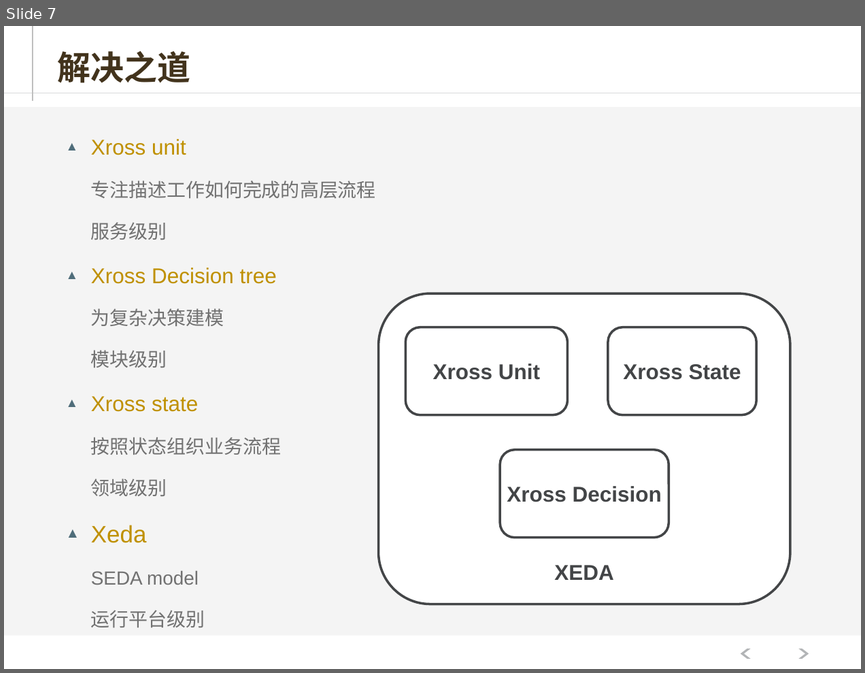
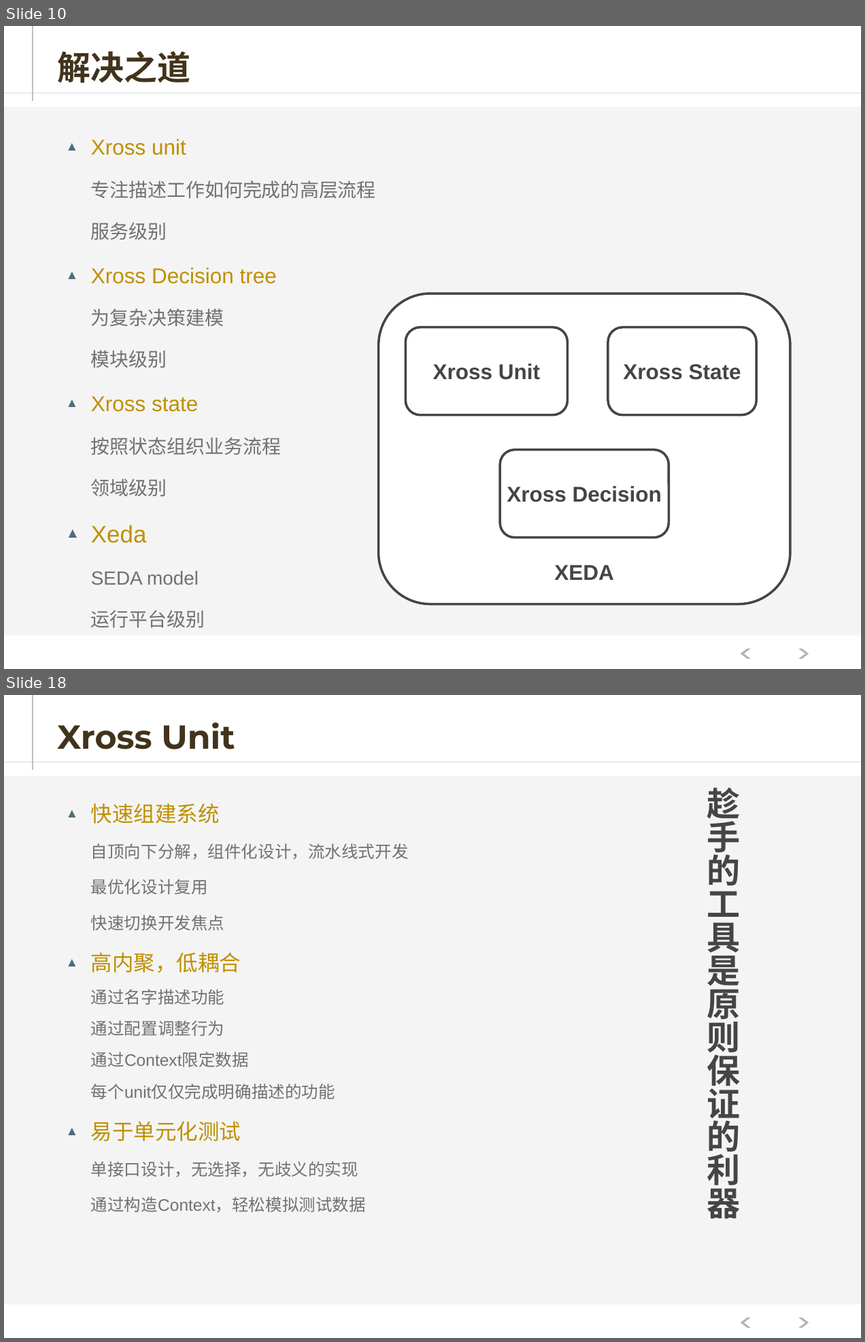
Before and after one commit to hejiehui/xross-tools-installer, a slide deck: doc/X-Series - 中文.pptx. Shown one above the other, each under a label of ours: slide 7 before the commit, slides 10 and 18 after it; the slides between them are not shown. The pictures are 865x673 and 865x1342 pixels, drawn with LibreOffice and Linux fonts; fonts in the diff are those of the drawing. Boxes give left, top, right and bottom in pixels: in the first picture for what was removed or moved away, otherwise in the second. Text is boxed around its words. In the diff, an @@ line names an element or a change of style, - is before the commit and + after.

```diff
--- a/doc/X-Series - 中文.pptx
+++ b/doc/X-Series - 中文.pptx
@@ slide 18 added at (x1=4, y1=695, x2=861, y2=1338), background #FFFFFF; not listed: 5 template elements that a slide beside it also shows @@
@@ title added at (x1=57, y1=722, x2=235, y2=749), 28 pt, text #42331C, bold @@
+Xross Unit
@@ text added at (x1=706, y1=787, x2=740, y2=1219), 28 pt, text #434547, bold @@
+趁手的工具是原则保证的利器
@@ text added at (x1=91, y1=803, x2=409, y2=1212), 14 pt, text #717171 @@
+▲ 快速组建系统
+    自顶向下分解，组件化设计，流水线式开发
+    最优化设计复用
+    快速切换开发焦点
+▲ 高内聚，低耦合
+    通过名字描述功能
+    通过配置调整行为
+    通过Context限定数据
+    每个unit仅仅完成明确描述的功能
+▲ 易于单元化测试
+    单接口设计，无选择，无歧义的实现
+    通过构造Context，轻松模拟测试数据
@@ what was slide 7 is now slide 10 @@
```
Also in this commit, not shown: 27 slides changed, 17 other slides added, 3 slides removed.
